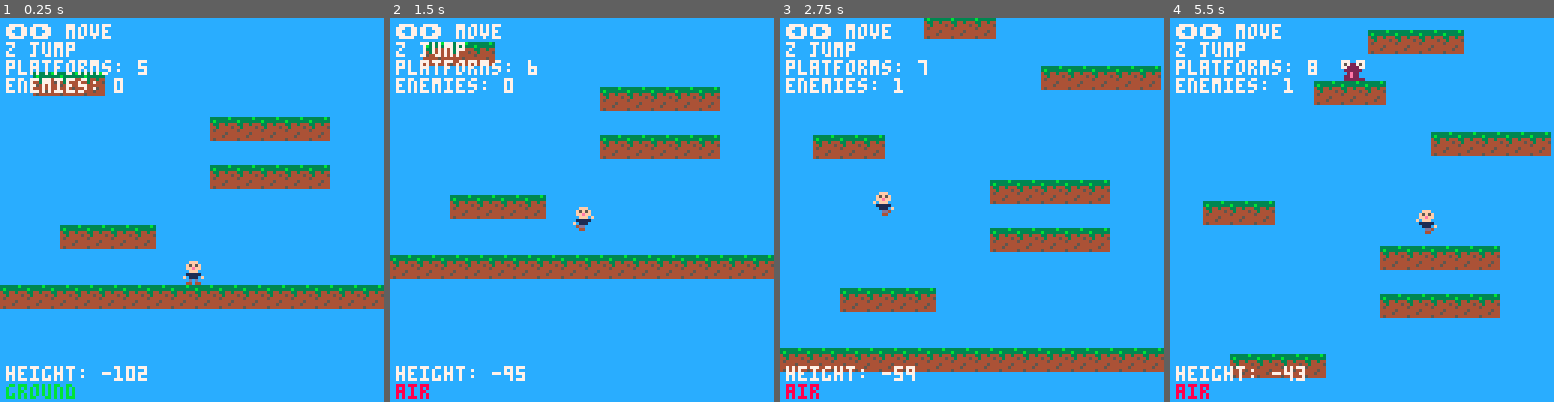
Above: before the commit, frames 1-4 (left to right).
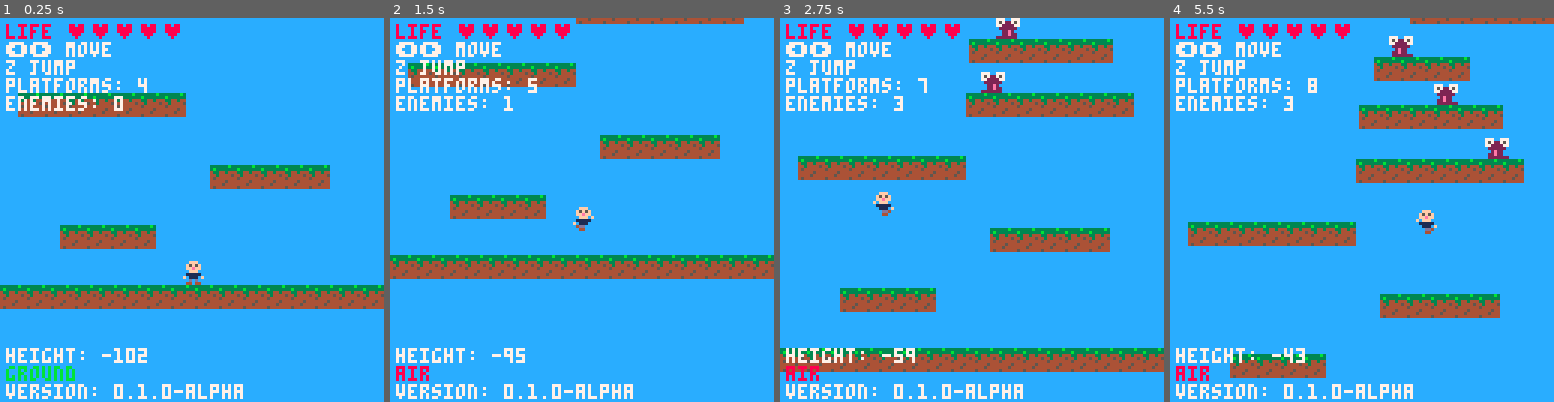
Above: after the commit, the same moments.

Repository: Chubidubiman/plataformer-pico8
Game: PICO-8 cartridge main.p8
Same seed, same stepped clock (60 frames per second), same inputs: the game is played once before the commit and once after it.
Inputs:
- Up to frame 1 (0.25 s): no input
- Up to frame 2 (1.5 s): tap O (Z key) at 0.33, 0.7, 1.43 s
- Up to frame 3 (2.75 s): hold Left 1.97-2.37 s; tap O (Z key) at 2.22 s
- Up to frame 4 (5.5 s): hold Right 2.87-3.53 s; tap O (Z key) at 3.1, 3.98, 4.87 s; hold Right 4.13-4.53 s; hold Left from 5.13 s (still down)

The runs differ from the first frame. In frame 1, 10% of the frame differs, in the area x 1-86%, y 1-100%; in frame 2, 10%; in frame 3, 19%; in frame 4, 23%, in the area x 1-100%, y 0-100%.

Commit message:
Add Life Counter
+Add Life Counter

Diff:
--- a/main.p8
+++ b/main.p8
@@ -3,6 +3,15 @@
 __lua__
 -- plataform game
 -- jump to up
+
+-- version
+version = "0.1.0-alpha" -- version major.minor.patch-description
+-- alpha : initial phase develop
+-- beta : advance develop
+-- release candidate (rc) : final version
+
+-- ui
+life_meter = "" -- life meter
 
 -- game variables
 player = {
@@ -19,6 +28,7 @@
 	sprite = 0,
 	frame_counter = 0,
 	facing_right = true,
+	life = 5, -- player life
 }
 
 -- variables of physics
@@ -156,10 +166,23 @@
 						player.y + player.h > enemy.y then
 
 				-- the player plays the enemy - restart game
-				player.x = 60
-				player.y = 100
-				player.dx = 0
-				player.dy = 0
+				if player.life >= 1 then
+					player.life = player.life - 1
+				else
+					player.x = 60
+					player.y = 100
+					player.dx = 0
+			 	player.dy = 0
+			 	player.life = 5
+			 	enemies = {}
+			 	plataforms = {}
+			 	plataforms = {
+ 					{x=0, y=110, w=125, h=8, sprite=63},
+ 					{x=20, y=90, w=32, h=8, sprite=63},
+ 					{x=70, y=70, w=40, h=8, sprite=63},
+					}
+			 end
+
 				-- opcional: eliminate all enemies
 				-- enemies = {}
 			end
@@ -285,19 +308,28 @@
 	-- reset camera for ui
 	camera()
 
+	-- ui
+	for i = 1, player.life do
+		life_meter = life_meter .. "♥"
+	end
+
+	print("life " .. life_meter, 2, 2, 8)
+	life_meter = ""
+
 	-- instructions
-	print("⬅️➡️ move", 2, 2, 7)
-	print("z jump", 2, 8, 7)
-	print("height: " .. flr(-player.y), 2, 116,7)
-	print("platforms: " .. #plataforms, 2, 14, 7)
- 	print("enemies: " .. #enemies, 2, 20, 7)
-
+	print("⬅️➡️ move", 2, 8, 7)
+	print("z jump", 2, 14, 7)
+	print("platforms: " .. #plataforms, 2, 20, 7)
+ print("enemies: " .. #enemies, 2, 26, 7)
+
+	print("height: " .. flr(-player.y), 2, 110,7)
 	-- jump indicator
 	if player.grounded then
-		print("ground", 2, 122, 11)
+		print("ground", 2, 116, 11)
 	else
-		print("air", 2, 122, 8)
-	end
+		print("air", 2, 116, 8)
+	end
+	print("version: " .. version, 2, 122,7)
 end
 
 function player_animation()
Not shown, changed: README.md
